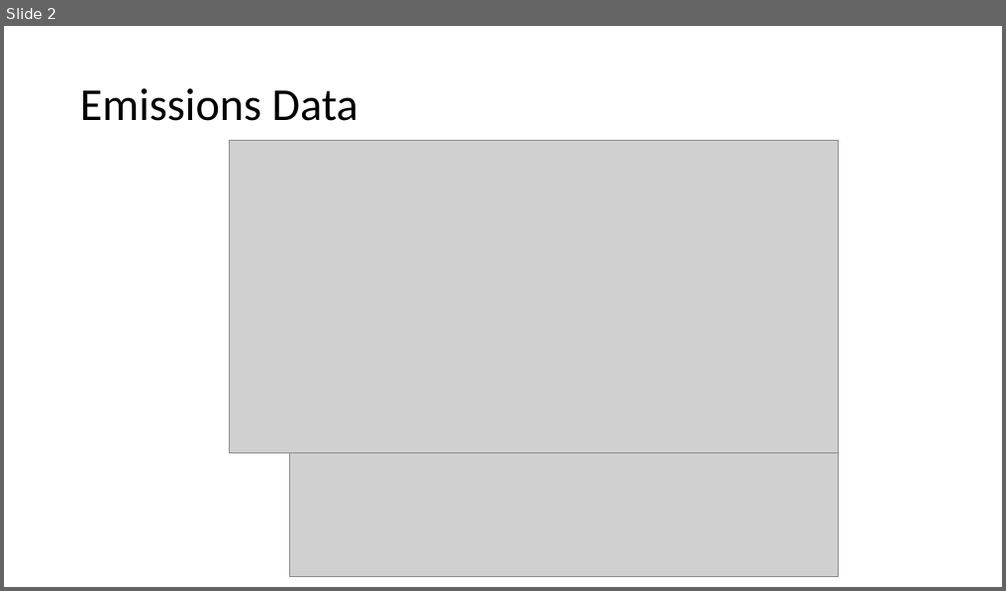
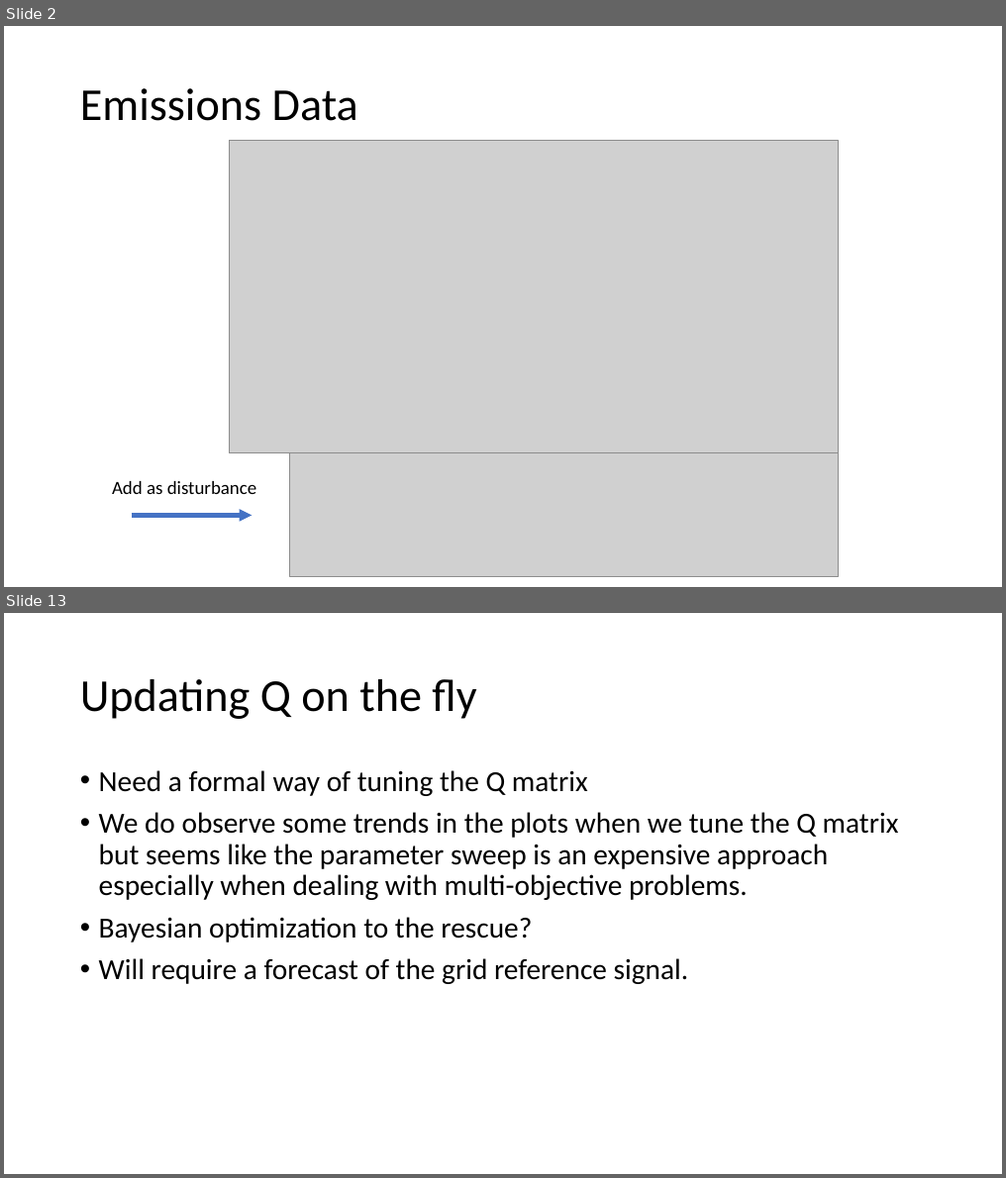
Before and after one commit to vijay092/lcdmpc, a slide deck: emissions.pptx. Shown one above the other, each under a label of ours: slide 2 before the commit, slides 2 and 13 after it; the slides between them are not shown. The pictures are 1006x591 and 1006x1178 pixels, drawn with LibreOffice and Linux fonts; fonts in the diff are those of the drawing; grey boxes stand for pictures. Boxes give left, top, right and bottom in pixels: in the first picture for what was removed or moved away, otherwise in the second. Text is boxed around its words. In the diff, an @@ line names an element or a change of style, - is before the commit and + after.

Commit message:
Add bayesian opt code

```diff
--- a/emissions.pptx
+++ b/emissions.pptx
@@ slide 13 added at (4, 613, 1002, 1174), background #FFFFFF @@
@@ title added at (80, 679, 476, 719), 44 pt, text #000000 @@
+Updating Q on the fly
@@ text added at (99, 770, 899, 984), 28 pt, text #000000 @@
+• Need a formal way of tuning the Q matrix
+• We do observe some trends in the plots when we tune the Q matrix but seems like the parameter sweep is an expensive approach especially when dealing with multi-objective problems.
+• Bayesian optimization to the rescue?
+• Will require a forecast of the grid reference signal.
@@ slide 2 changed as well @@
@@ text added at (112, 481, 256, 494), 18 pt, text #000000 @@
+Add as disturbance
@@ arrow added from (132, 516) to (252, 516), #4472C4 4 pt @@
```
Also in this commit, not shown: 13 other slides added, 2 slides removed, 6 other files.
